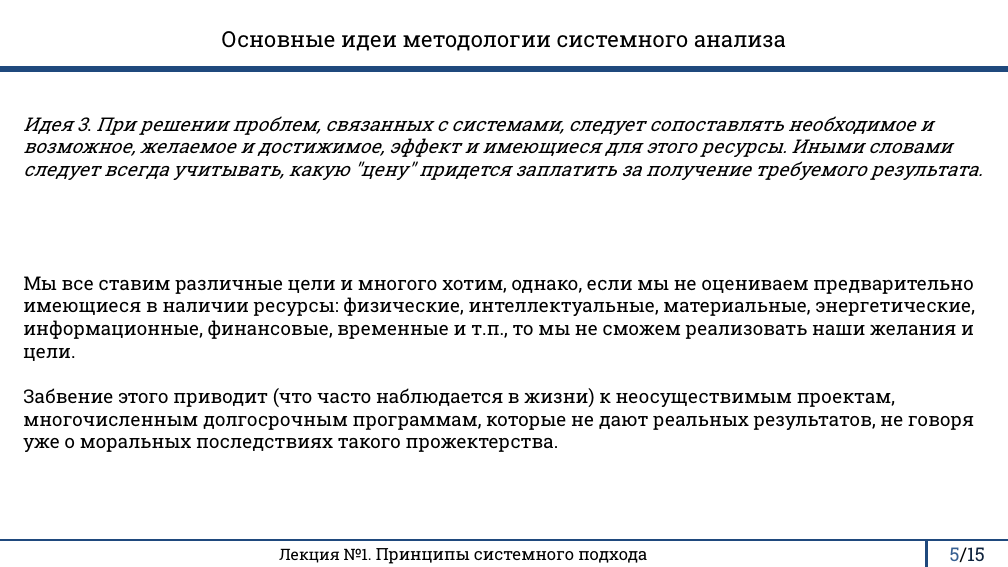
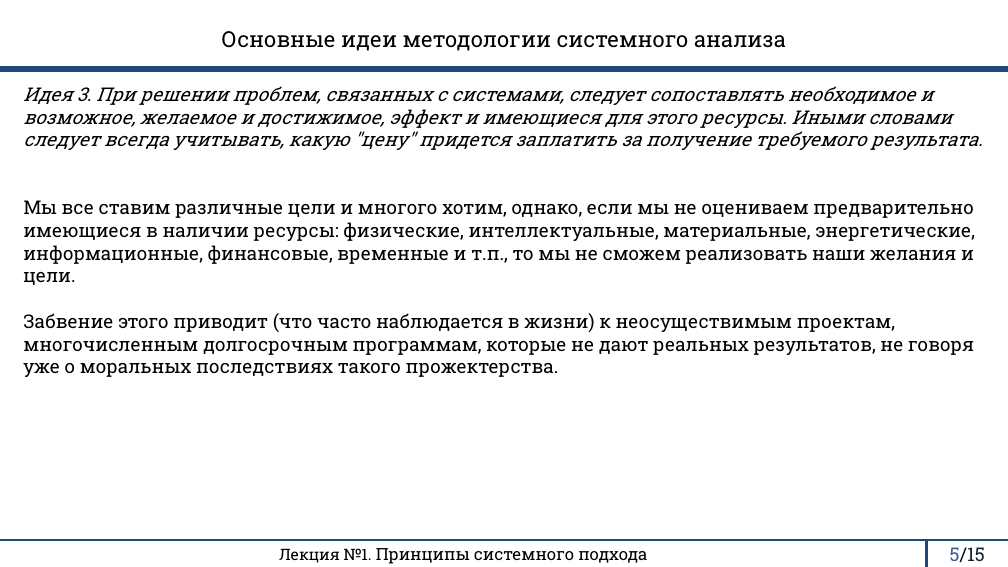
Before and after one commit to rustam-mansurov/cats, a slide deck: slide 5 of Лекции/ОСА/ОСА 1 лекция.pptx. Drawn at 1008x567 pixels with LibreOffice and Linux fonts; fonts in the diff are those of the drawing. Boxes give left, top, right and bottom in pixels: in the first picture for what was removed or moved away, otherwise in the second. Text is boxed around its words. In the diff, an @@ line names an element or a change of style, - is before the commit and + after.

```diff
--- a/Лекции/ОСА/ОСА 1 лекция.pptx
+++ b/Лекции/ОСА/ОСА 1 лекция.pptx
@@ title "Идея 3. При решении проблем, ..." rewrapped from [23,116,982,452] to [23,86,982,377] @@
```
Also in this commit, not shown: 6 other slides changed, 5 other files.
